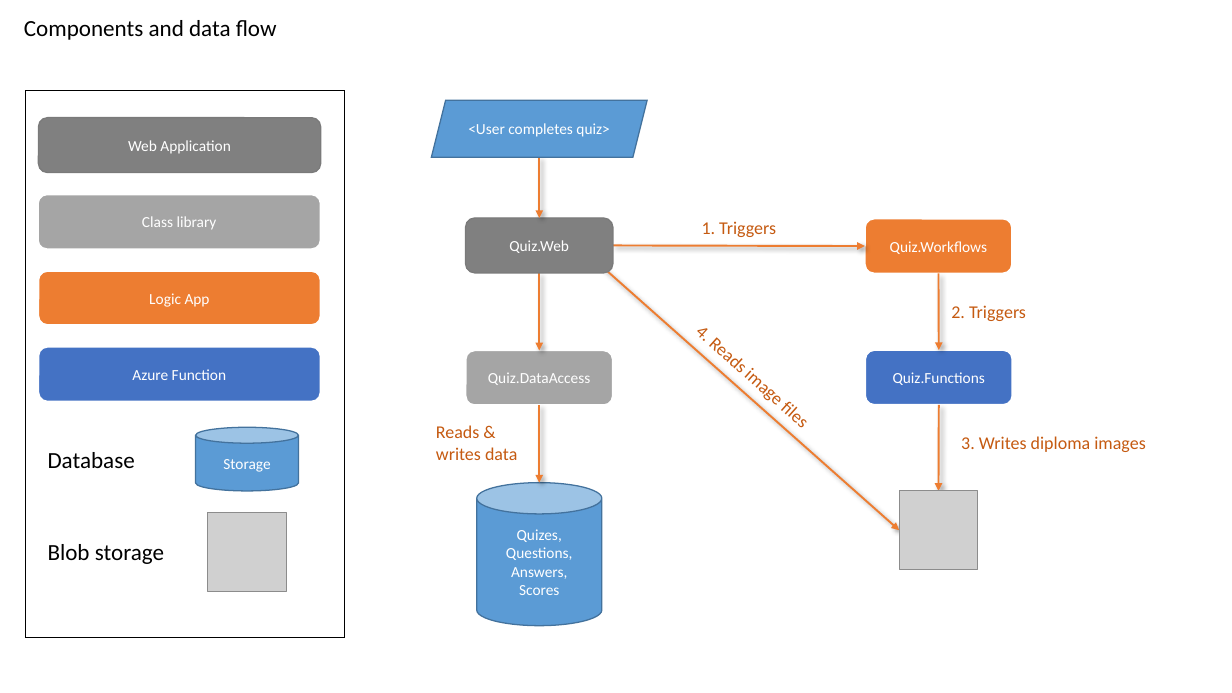
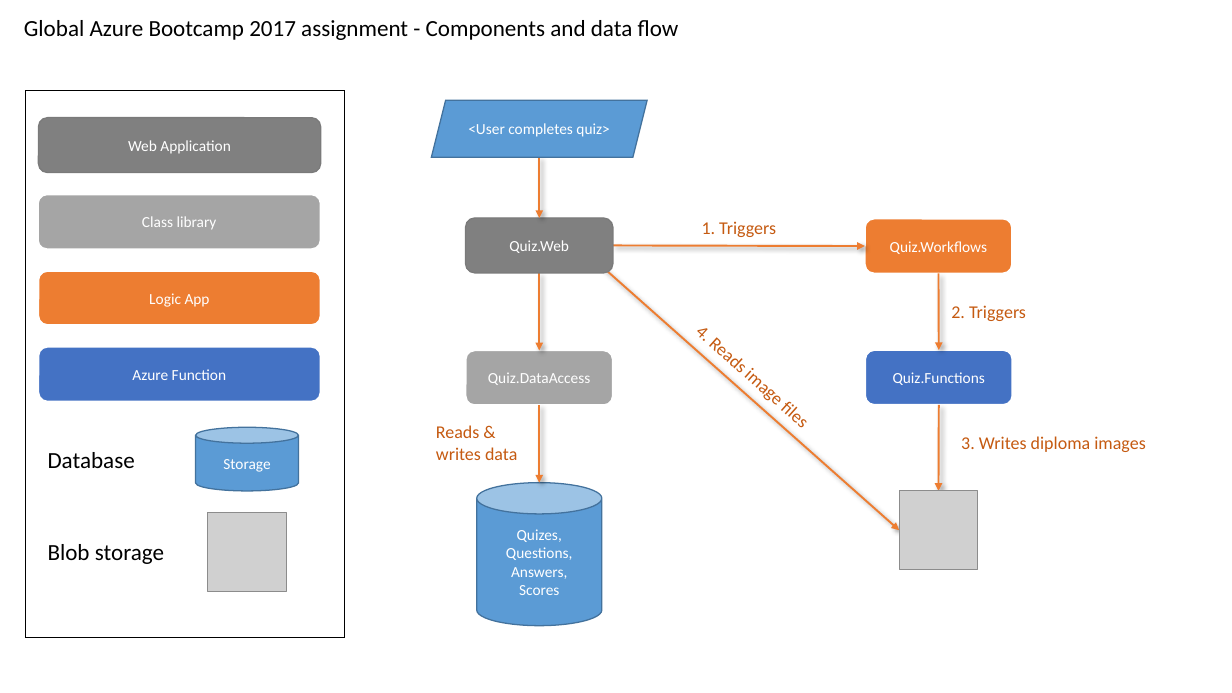
Before and after one commit to HenrikWM/NNUG_GAB2017, a slide deck: slide 2 of src/Assets/GAB2017 - Diagrams.pptx. Drawn at 1232x693 pixels with LibreOffice and Linux fonts; fonts in the diff are those of the drawing; grey boxes stand for pictures. Boxes give left, top, right and bottom in pixels: in the first picture for what was removed or moved away, otherwise in the second. Text is boxed around its words. In the diff, an @@ line names an element or a change of style, - is before the commit and + after.

```diff
--- a/src/Assets/GAB2017 - Diagrams.pptx
+++ b/src/Assets/GAB2017 - Diagrams.pptx
@@ text at box(24, 20, 679, 40): text changed @@
-Components and data flow
+Global Azure Bootcamp 2017 assignment - Components and data flow
```
Also in this commit, not shown: 1 other file.
